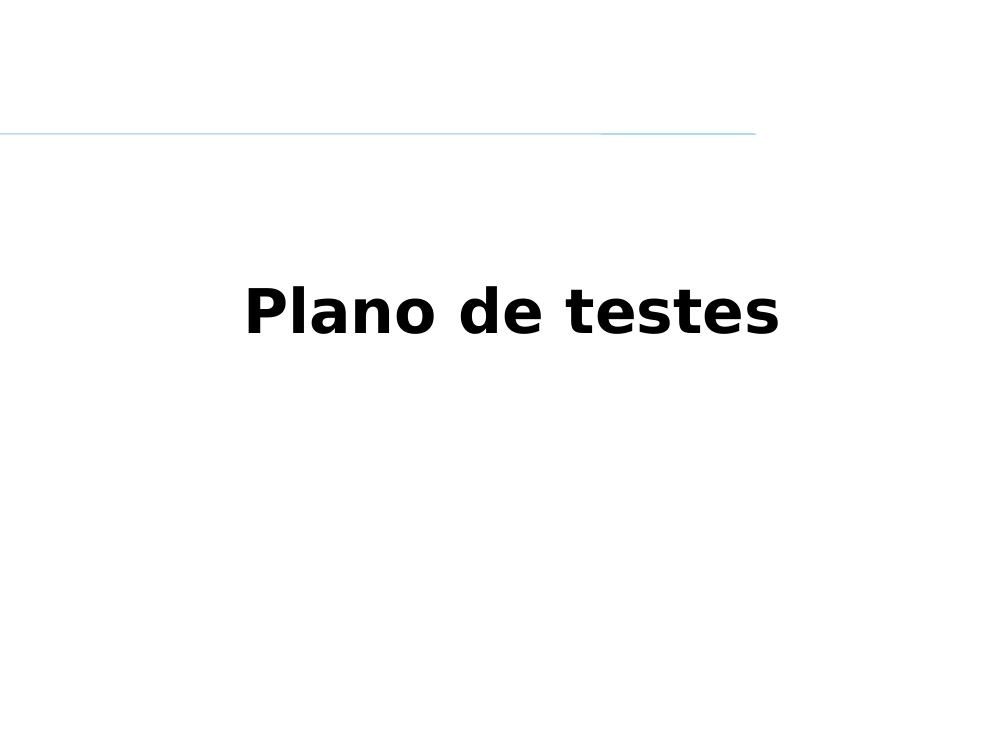
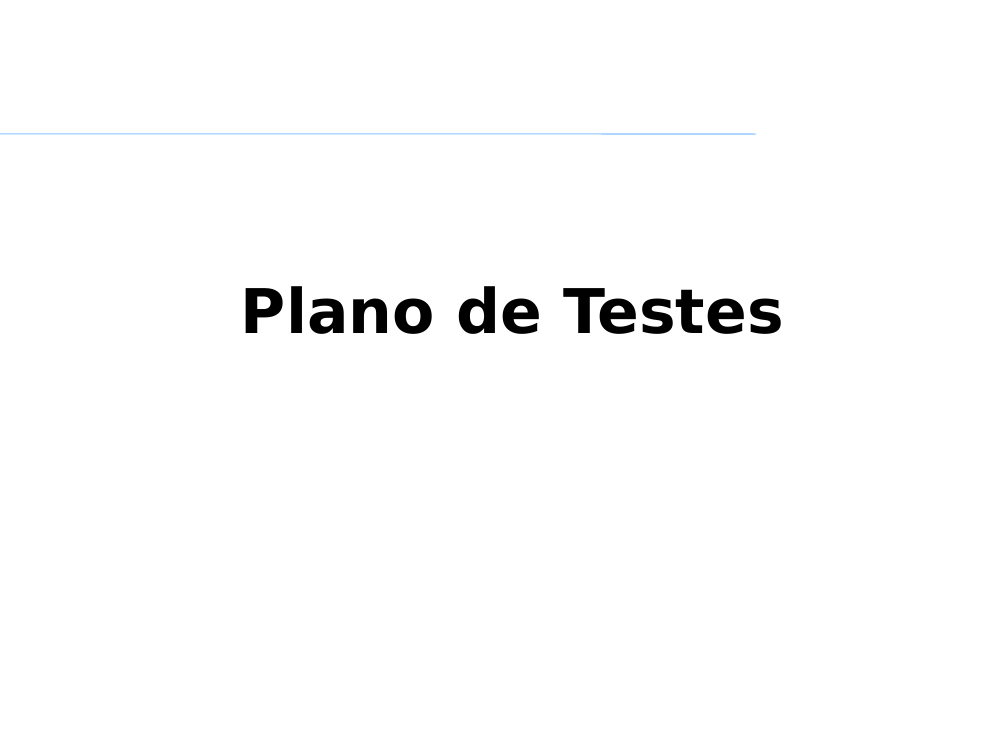
Before and after one commit to VagnerAlcantara/TCC, a slide deck: slide 3 of Qualidade de Produto de SW/Qualidade de produto de SW - TRABALHO.pptx. Drawn at 1008x756 pixels with LibreOffice and Linux fonts; fonts in the diff are those of the drawing; background and template pictures are left out. Boxes give left, top, right and bottom in pixels: in the first picture for what was removed or moved away, otherwise in the second. Text is boxed around its words. In the diff, an @@ line names an element or a change of style, - is before the commit and + after.

```diff
--- a/Qualidade de Produto de SW/Qualidade de produto de SW - TRABALHO.pptx
+++ b/Qualidade de Produto de SW/Qualidade de produto de SW - TRABALHO.pptx
@@ text at (x1=241, y1=286, x2=784, y2=334): text changed @@
-Plano de testes
+Plano de Testes
```
Also in this commit, not shown: 18 other slides changed.
